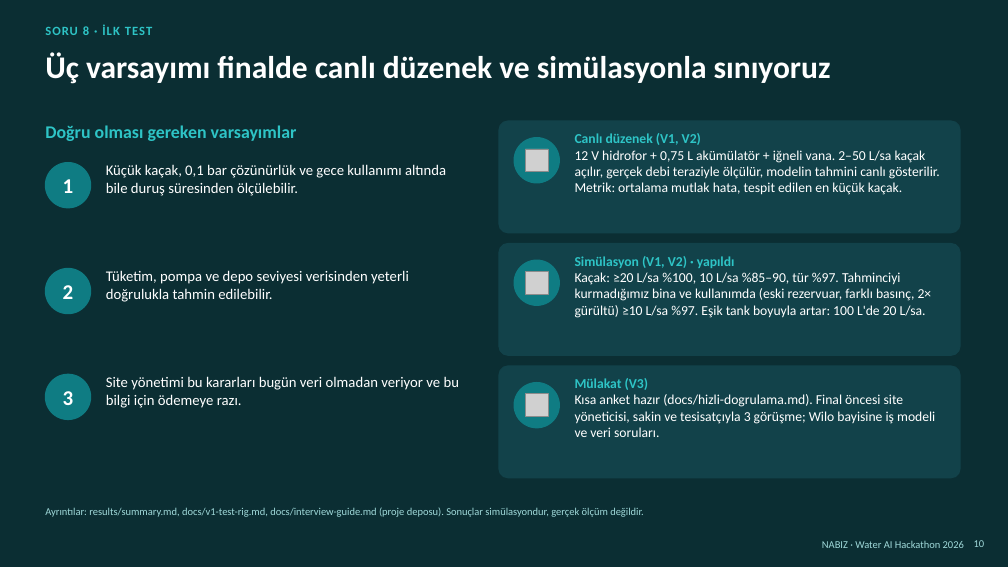
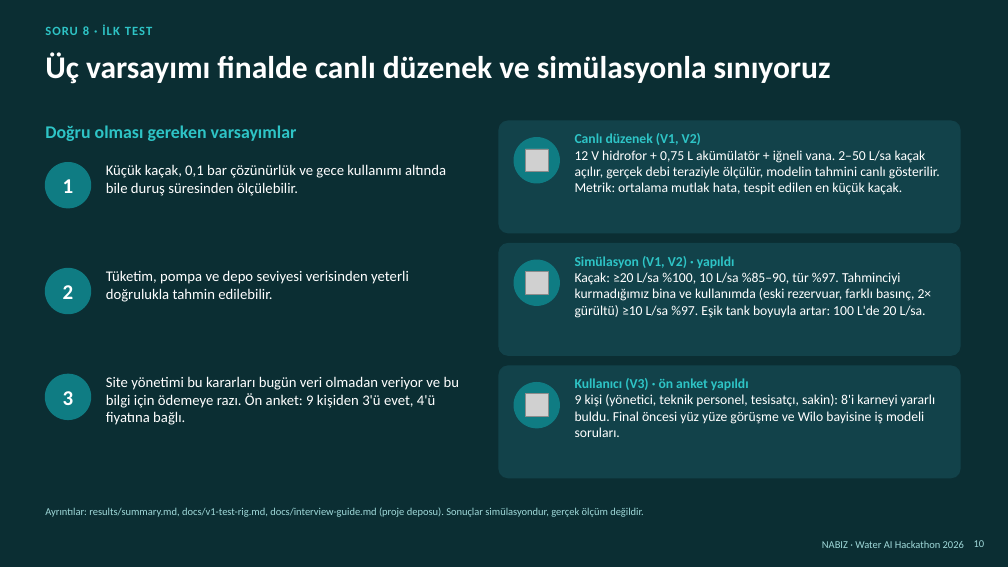
Before and after one commit to sayko89/willo, a slide deck: slide 10 of teslim/NABIZ_Proje_Fikri.pptx. Drawn at 1008x567 pixels with LibreOffice and Linux fonts; fonts in the diff are those of the drawing; grey boxes stand for pictures. Boxes give left, top, right and bottom in pixels: in the first picture for what was removed or moved away, otherwise in the second. Text is boxed around its words. In the diff, an @@ line names an element or a change of style, - is before the commit and + after.

```diff
--- a/teslim/NABIZ_Proje_Fikri.pptx
+++ b/teslim/NABIZ_Proje_Fikri.pptx
@@ text at [106, 376, 459, 425]: text changed @@
-Site yönetimi bu kararları bugün veri olmadan veriyor ve bu bilgi için ödemeye razı.
+Site yönetimi bu kararları bugün veri olmadan veriyor ve bu bilgi için ödemeye razı. Ön anket: 9 kişiden 3'ü evet, 4'ü fiyatına bağlı.
@@ text at [575, 378, 935, 437]: text changed @@
-Mülakat (V3)
-Kısa anket hazır (docs/hizli-dogrulama.md). Final öncesi site yöneticisi, sakin ve tesisatçıyla 3 görüşme; Wilo bayisine iş modeli ve veri soruları.
+Kullanıcı (V3) · ön anket yapıldı
+9 kişi (yönetici, teknik personel, tesisatçı, sakin): 8'i karneyi yararlı buldu. Final öncesi yüz yüze görüşme ve Wilo bayisine iş modeli soruları.
```
Also in this commit, not shown: 1 other slide changed, 8 other files.
